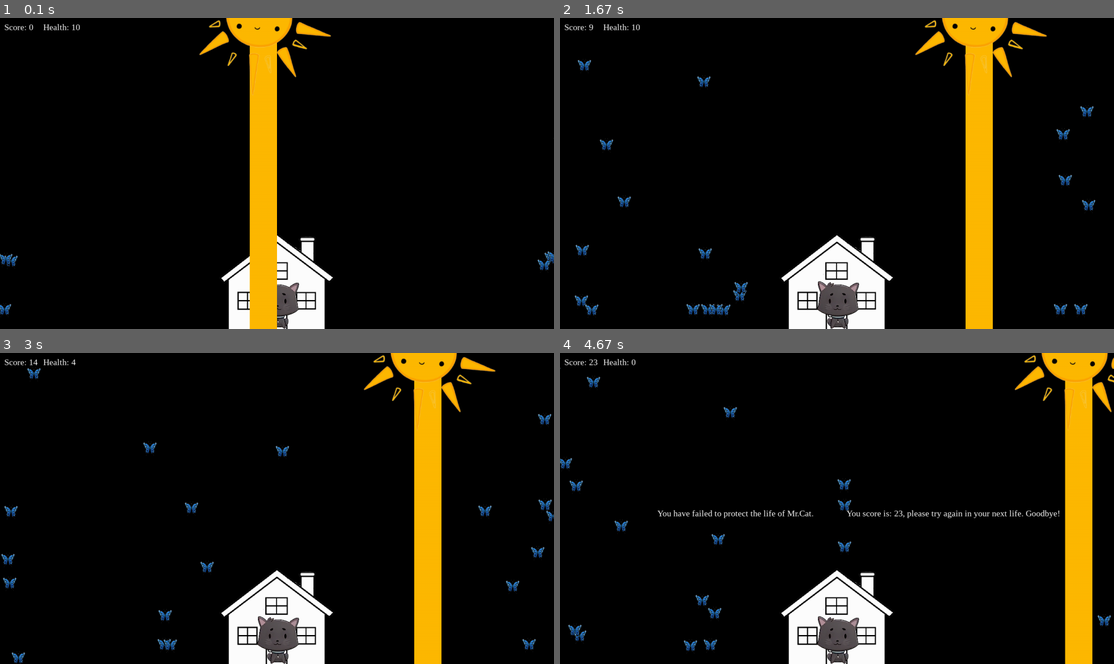
Above: before the commit, frames 1-4 (two rows, left to right).
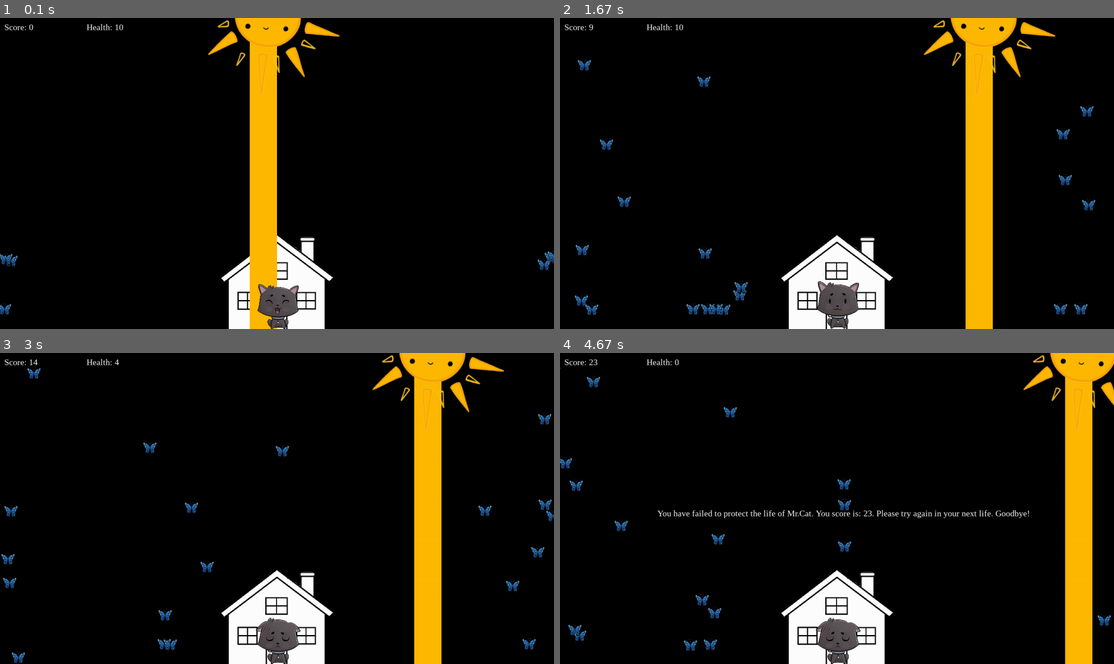
Above: after the commit, the same moments.

Repository: Iceyice15/Pygame-Project
Game: pygame game, started from main.py
The game is run twice, just before and just after one commit, with the same random seed, the same clock (stepped at 60 frames per second) and the same inputs.
Inputs:
- Up to frame 1 (0.1 s): no input
- Up to frame 2 (1.67 s): hold Right 0.33-0.8 s; hold Right 0.83-1.3 s; hold Left from 1.33 s (still down)
- Up to frame 3 (3 s): release Left at 1.87 s; hold Left 1.9-2.3 s; hold Right 2.33-2.97 s
- Up to frame 4 (4.67 s): hold Left 3-3.47 s; hold Right 3.5-3.97 s; hold Right 4-4.47 s

The runs differ from the first frame. In frame 1, 1.9% of the frame differs, in the area x 7-62%, y 0-100%; in frame 2, 1.4%; in frame 3, 1.7%; in frame 4, 1.9%.

Commit message:
Added cat face changes and completed the project.

Diff:
--- a/main.py
+++ b/main.py
@@ -2,7 +2,6 @@
 
 import pygame
 import random
-import time
 
 # ----- CONSTANTS
 BLACK = (0, 0, 0)
@@ -13,11 +12,12 @@
 HEIGHT = 720
 ENEMY_VELOCITY = 5
 PLAYER_VELOCITY = 10
-TITLE = "Shinning Over You"
-
-# Create a background
+TITLE = "Shinning Upon You"
+
+# Create a background house
 background_image = pygame.image.load("./assets/house.png")
 background_image = pygame.transform.scale(background_image, (533 / 2, 468 / 2))
+
 
 # Create a sun class
 class Sun(pygame.sprite.Sprite):
@@ -36,14 +36,16 @@
         # Sun velocity
         self.xvel = PLAYER_VELOCITY
 
+        # Call the added parameter
         self.player = player
 
     def update(self):
         # Move with the player in the x direction
-        if self.rect.centerx < self.player.rect.centerx:
+        if (self.rect.centerx -13) < self.player.rect.centerx:
             self.rect.x += self.xvel
-        if self.rect.centerx > self.player.rect.centerx:
+        if (self.rect.centerx -13) > self.player.rect.centerx:
             self.rect.x -= self.xvel
+
 
 # Create a player (rays) class
 class Player(pygame.sprite.Sprite):
@@ -57,12 +59,12 @@
         # Rect
         self.rect = self.image.get_rect()
 
-        # Starting player velocity
+        # Start player velocity
         self.xvel = 0
 
-        # Starting player Location
+        # Start player Location
         self.rect.top = 0
-        self.rect.right = WIDTH // 2
+        self.rect.right = WIDTH / 2
 
     # Player Movements
         self.xvel = 0
@@ -81,6 +83,7 @@
         # According to player movements
         self.rect.x += self.xvel
 
+        # Prevent the player from going off the screen
         if self.rect.right > WIDTH:
             self.rect.right = WIDTH
         if self.rect.left < 0:
@@ -99,7 +102,6 @@
         # Image
         self.image = pygame.image.load("./assets/butterfly_enemy.png")
         self.image = pygame.transform.scale(self.image, (38, 38))
-        self.image.set_colorkey(WHITE)
 
         # Rect
         self.rect = self.image.get_rect()
@@ -114,9 +116,11 @@
         self.xvel = ENEMY_VELOCITY
         self.yvel = ENEMY_VELOCITY
 
+        # Call the added parameter
         self.protect = protect
 
     def update(self):
+        # Make the enemy move to the x direction randomly
         if random.random() >= 0.2:
             # Move closer to the protect in the x direction
             if self.rect.x < self.protect.rect.centerx:
@@ -133,20 +137,37 @@
 
 # Create protect class
 class Protect(pygame.sprite.Sprite):
-    def __init__(self):
+    def __init__(self, player):
         super().__init__()
 
-        # Image
-        self.image = pygame.image.load("./assets/normal_face.png")
-        self.image = pygame.transform.scale(self.image,
-                                            (self.image.get_width() / 8,
-                                             self.image.get_height() / 8))
+        # Images
+        self.happy_image = pygame.image.load("./assets/happy_face.png")
+        self.happy_image = pygame.transform.scale(
+            self.happy_image,
+            (self.happy_image.get_width() / 8, self.happy_image.get_height() / 8)
+        )
+        self.regular_image = pygame.image.load("./assets/normal_face.png")
+        self.regular_image = pygame.transform.scale(
+            self.regular_image,
+            (self.regular_image.get_width() / 8, self.regular_image.get_height() / 8)
+        )
+        self.sad_image = pygame.image.load("./assets/sad_face.png")
+        self.sad_image = pygame.transform.scale(
+            self.sad_image,
+            (self.sad_image.get_width() / 8, self.sad_image.get_height() / 8)
+        )
+
+        # Rendered image under normal situation
+        self.image = self.regular_image
 
         # Rect
         self.rect = self.image.get_rect()
 
         # Location
         self.rect.center = (WIDTH / 2,  HEIGHT - self.image.get_height() + 65)
+
+        # Call the added parameter
+        self.player = player
 
 
 def main():
@@ -164,19 +185,36 @@
     score = 0
     health = 10
 
+    # Sounds
     hit_sound = pygame.mixer.Sound("./assets/hit_sound.ogg")
-    hit_sound.set_volume(0.01)
+    hit_sound.set_volume(0.5)
     losing_sound = pygame.mixer.Sound("./assets/Losing_sound.ogg")
+    losing_sound.set_volume(1)
     background_sound = pygame.mixer.Sound("./assets/background_music.ogg")
+    background_sound.set_volume(1)
     attacked_sound = pygame.mixer.Sound("./assets/attacked_sound.ogg")
+    attacked_sound.set_volume(0.5)
+
+    # Play background sound
+    background_sound.play()
 
     # Sprite groups
     all_sprites_group = pygame.sprite.Group()
     enemy_sprites_group = pygame.sprite.Group()
-
-    # Add protect to all_sprites_group
-    protect = Protect()
+    protect_sprites_group = pygame.sprite.Group()
+
+    # Add player to all_sprites_group
+    player = Player()
+    all_sprites_group.add(player)
+
+    # Add protect to all_sprites_group and protect_sprites_group
+    protect = Protect(player)
     all_sprites_group.add(protect)
+    protect_sprites_group.add(protect)
+
+    # Add sun to all_sprites_group
+    sun = Sun(player)
+    all_sprites_group.add(sun)
 
     # Create enemy sprite group
     for i in range(num_enemy):
@@ -185,15 +223,6 @@
         # Add enemy to both list: all_sprites_group and enemy_sprites_group
         all_sprites_group.add(enemy)
         enemy_sprites_group.add(enemy)
-
-    # Add player to all_sprites_group
-    player = Player()
-    all_sprites_group.add(player)
-
-    # Add sun to all_sprites_group
-    sun = Sun(player)
-    all_sprites_group.add(sun)
-    background_sound.play()
 
     # ----- MAIN LOOP
     while not done:
@@ -213,37 +242,47 @@
             if event.type == pygame.KEYUP:
                 player.stop()
 
-            # Set boundaries for the player
-            if player.rect.right > WIDTH:
-                player.rect.right = WIDTH
-            if player.rect.left < 0:
-                player.rect.left = 0
-
         # ----- LOGIC
-
+        # Update all sprites group
         all_sprites_group.update()
 
         # Collision between player and enemy sprites
         collided_enemy = pygame.sprite.spritecollide(
             player,
             enemy_sprites_group,
-            dokill = True
+            dokill=True
         )
 
         # Collision between protect and enemy sprites
         attacked_enemy = pygame.sprite.spritecollide(
             protect,
             enemy_sprites_group,
-            dokill = True
-        )
-
-        # Iterate through all collided enemy with player and replace new enemies
+            dokill=True
+        )
+
+        # Collision between player and protect sprites
+        happy_protect = pygame.sprite.spritecollide(
+            player,
+            protect_sprites_group,
+            dokill=False
+        )
+
+        # Create a happy protect face when protect collided with player
+        # Create a sad face when health goes below 5
+        if health <= 5:
+            protect.image = protect.sad_image
+        elif happy_protect:
+            protect.image = protect.happy_image
+        else:
+            protect.image = protect.regular_image
+
+        # Iterate through all collided enemy with player and replace with new enemies
         for enemy in collided_enemy:
             enemy = Enemy(protect)
             all_sprites_group.add(enemy)
             enemy_sprites_group.add(enemy)
 
-        # Iterate through all collided enemy with player and replace new enemies
+        # Iterate through all collided enemy with protect and replace with new enemies
         for enemy in attacked_enemy:
             enemy = Enemy(protect)
             all_sprites_group.add(enemy)
@@ -260,15 +299,18 @@
         if len(attacked_enemy) > 0:
             health -= 1
 
-            # Play sound when the enemy and protect collide
-            hit_sound.play()
+            # Play sound when the enemy and protect collide and a different sound if health goes below 5
+            if health >= 5:
+                hit_sound.play()
+            else:
+                losing_sound.play()
 
         # ----- RENDER
         screen.fill(BLACK)
         screen.blit(background_image,
                     ((WIDTH - background_image.get_width()) / 2, (HEIGHT - background_image.get_height()) + 10))
 
-        # Add house to the background
+        # Draw all sprites in the screen
         all_sprites_group.draw(screen)
 
         # Render score
@@ -278,14 +320,30 @@
 
         # Render health
         health_sirf = default_font.render(f"Health: {health}", True, WHITE)
-        screen.blit(health_sirf, (100, 10))
+        screen.blit(health_sirf, (200, 10))
+
+        # Render lose screen
         if health <= 0:
-            ending_credit = default_font.render(f"""You have failed to protect the life of Mr.Cat.
-            You score is: {score}, please try again in your next life. Goodbye!""",
-            True,
-            WHITE)
+            ending_credit = default_font.render("You have failed to protect the life of Mr.Cat. "
+                                                f"You score is: {score}. Please try again in your next life. Goodbye!",
+                                                True,
+                                                WHITE)
             screen.blit(ending_credit, (225, HEIGHT // 2))
             pygame.display.flip()
+            pygame.mixer.fadeout(5000)
+            pygame.time.wait(5000)
+            done = True
+
+        # Render Win screen
+        if score == 100:
+            winning_credit = default_font.render("You have successfully protect Mr.Cat."
+                                                 f" You score is: {score}."
+                                                 " Mr.Cat welcomes your visit again anytime. Goodbye!",
+                                           True,
+                                           WHITE)
+            screen.blit(winning_credit, (225, HEIGHT // 2))
+            pygame.display.flip()
+            pygame.mixer.fadeout(5000)
             pygame.time.wait(5000)
             done = True
 
Binary file changed: assets/happy_face.png
